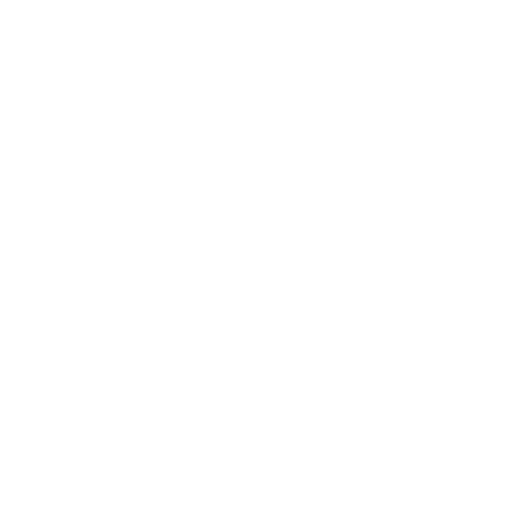
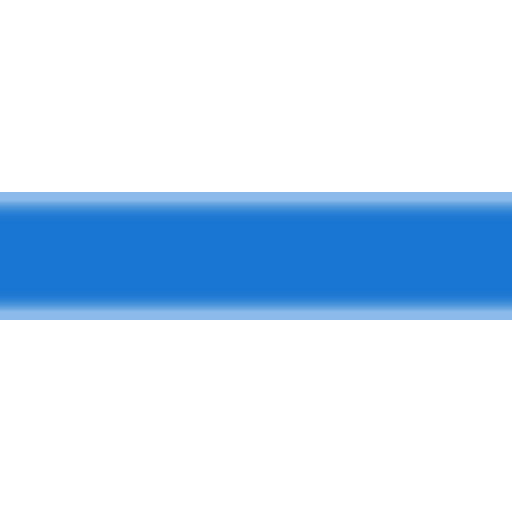
Layers edited between the first and the second w=512, h=512 image:
hid "White path" (2nd of 2) over (0, 192, 512, 320)
showed "Blue path" over (0, 192, 512, 320)
